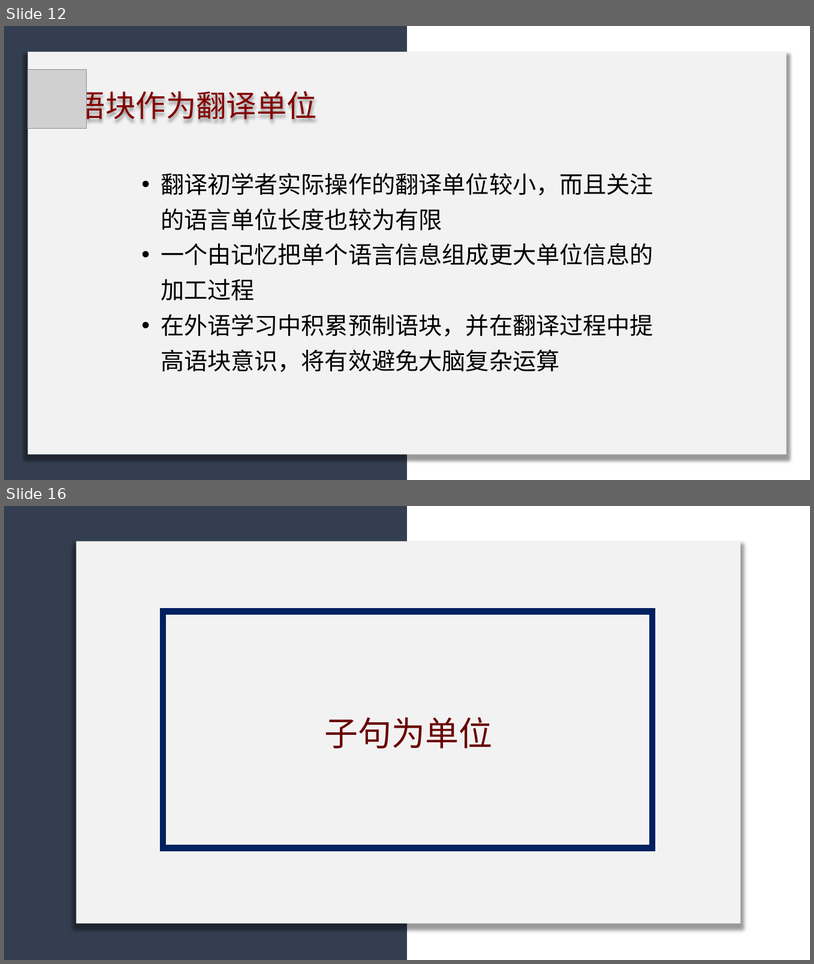
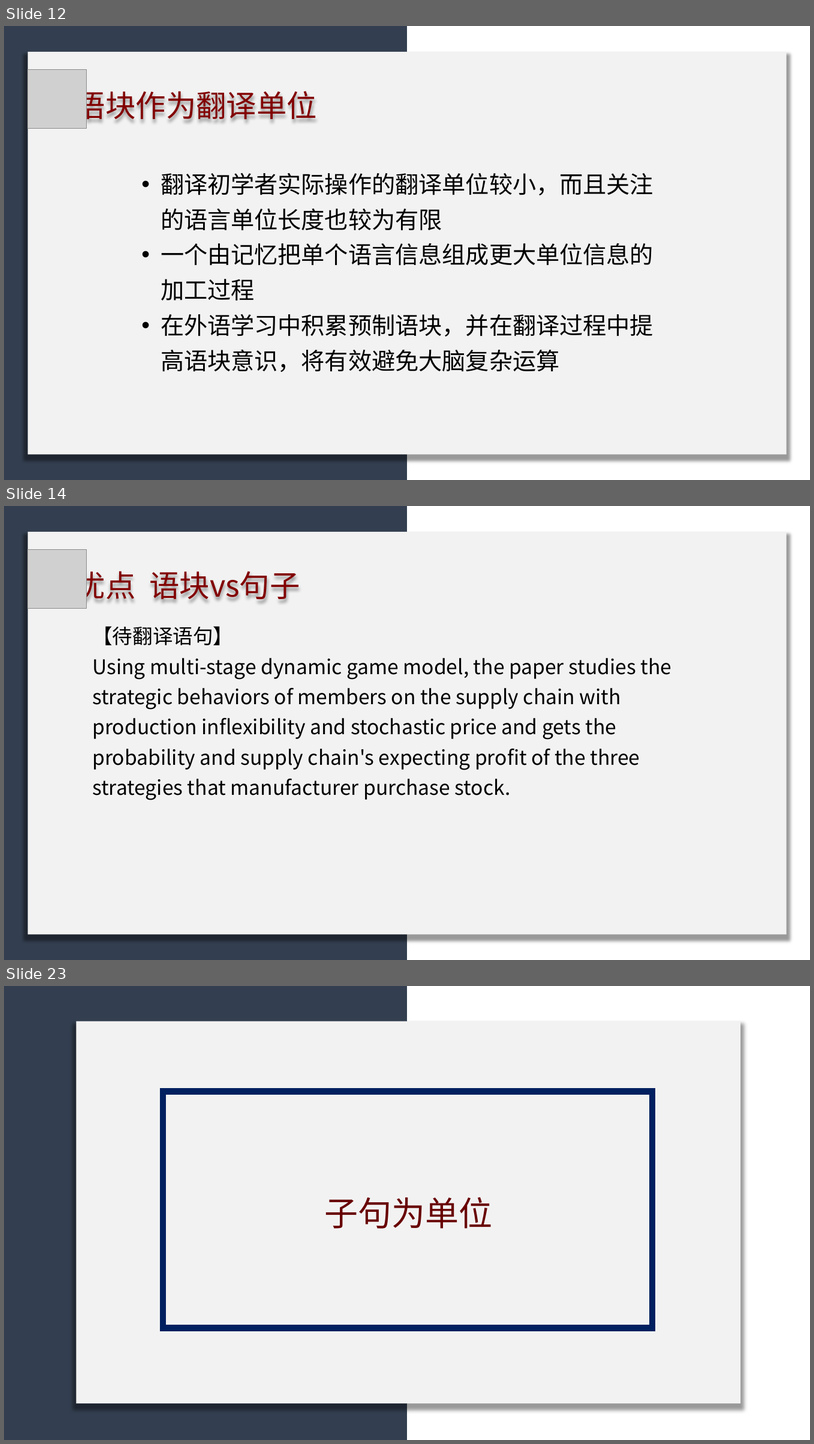
Before and after one commit to licheng0573/RosettaStone, a slide deck: 二组展示_10_24.pptx. Shown one above the other, each under a label of ours: slides 12 and 16 before the commit, slides 12, 14 and 23 after it; the slides between them are not shown. The pictures are 814x964 and 814x1444 pixels, drawn with LibreOffice and Linux fonts; fonts in the diff are those of the drawing; grey boxes stand for pictures. Boxes give left, top, right and bottom in pixels: in the first picture for what was removed or moved away, otherwise in the second. Text is boxed around its words. In the diff, an @@ line names an element or a change of style, - is before the commit and + after.

```diff
--- a/二组展示_10_24.pptx
+++ b/二组展示_10_24.pptx
@@ slide 14 added at (x1=4, y1=506, x2=810, y2=960), background #FFFFFF @@
@@ rectangle added at (x1=4, y1=506, x2=408, y2=960), fill #333F50 @@
@@ rectangle added at (x1=27, y1=532, x2=787, y2=934), fill #F2F2F2 @@
@@ picture added at (x1=27, y1=550, x2=86, y2=608) @@
@@ text added at (x1=75, y1=566, x2=300, y2=604), 36 pt, text #820000 @@
+优点 语块vs句子
@@ text added at (x1=92, y1=626, x2=672, y2=800), 24 pt, text #000000 @@
+【待翻译语句】
+Using multi-stage dynamic game model, the paper studies the strategic behaviors of members on the supply chain with production inflexibility and stochastic price and gets the probability and supply chain's expecting profit of the three strategies that manufacturer purchase stock.
@@ what was slide 16 is now slide 23 @@
```
Also in this commit, not shown: 5 slides changed, 9 other slides added, 5 slides removed.
